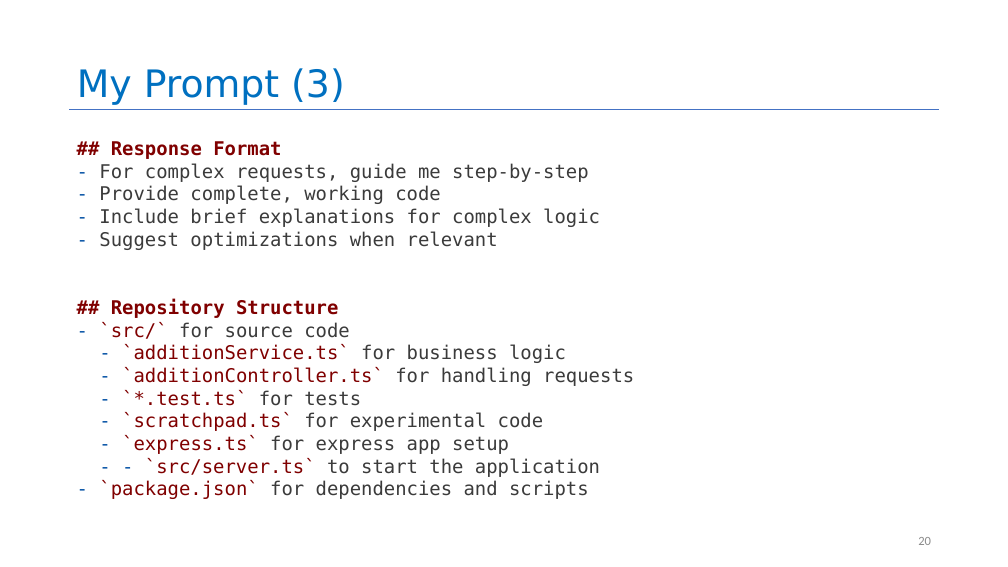
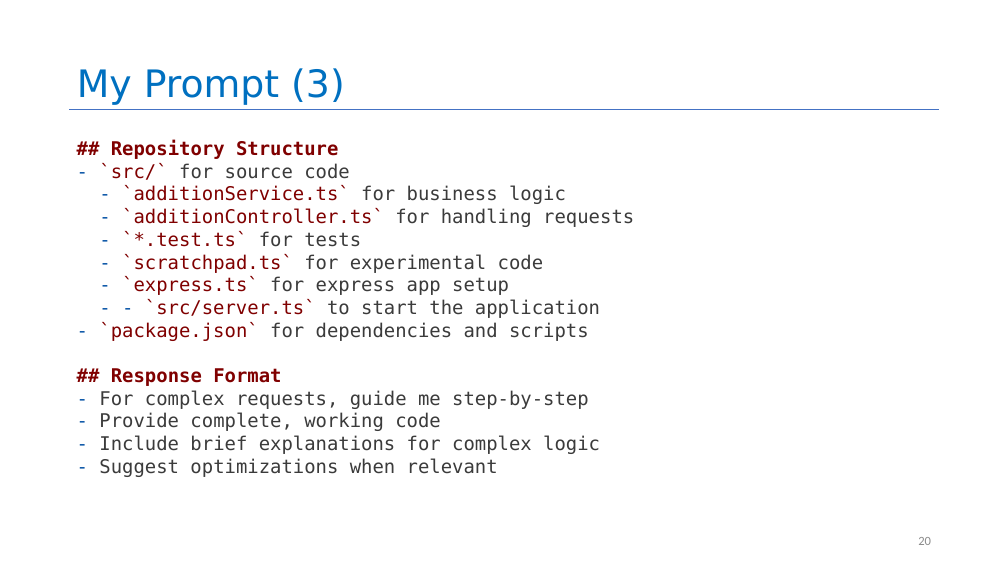
Before and after one commit to neu-se/CS4530-Fall-2025, a slide deck: slide 20 of Slides/Module 17 Using AI Agents.pptx. Drawn at 1008x567 pixels with LibreOffice and Linux fonts; fonts in the diff are those of the drawing. Boxes give left, top, right and bottom in pixels: in the first picture for what was removed or moved away, otherwise in the second. Text is boxed around its words. In the diff, an @@ line names an element or a change of style, - is before the commit and + after.

```diff
--- a/Slides/Module 17 Using AI Agents.pptx
+++ b/Slides/Module 17 Using AI Agents.pptx
@@ text at box(99, 141, 600, 250): paragraphs removed @@
-## Response Format
-- For complex requests, guide me step-by-step
-- Provide complete, working code
-- Include brief explanations for complex logic
-- Suggest optimizations when relevant
@@ text at box(99, 368, 600, 477): paragraphs added @@
+## Response Format
+- For complex requests, guide me step-by-step
+- Provide complete, working code
+- Include brief explanations for complex logic
+- Suggest optimizations when relevant
```
Also in this commit, not shown: 1 other slide changed, 1 other file.
